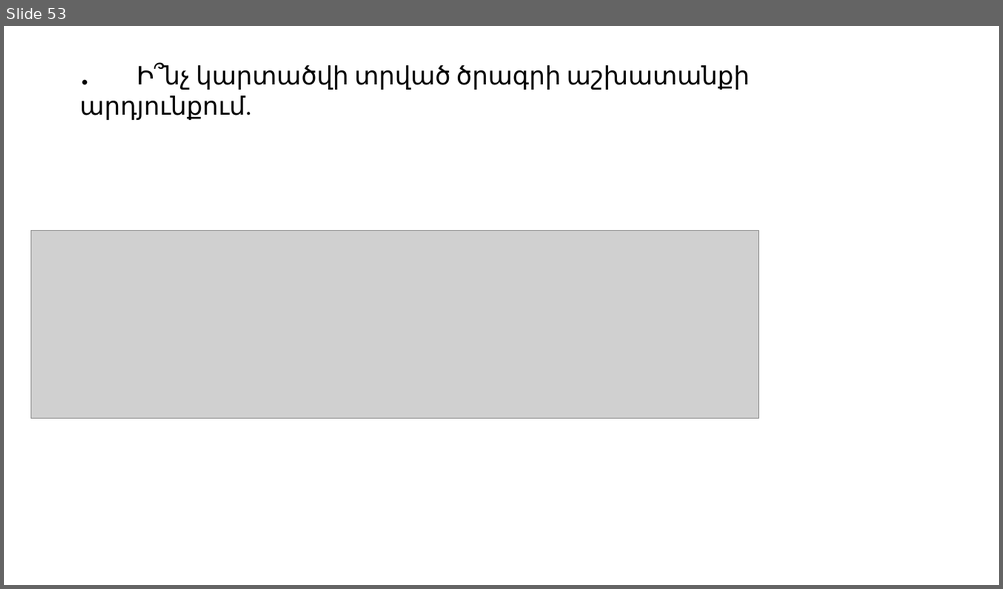
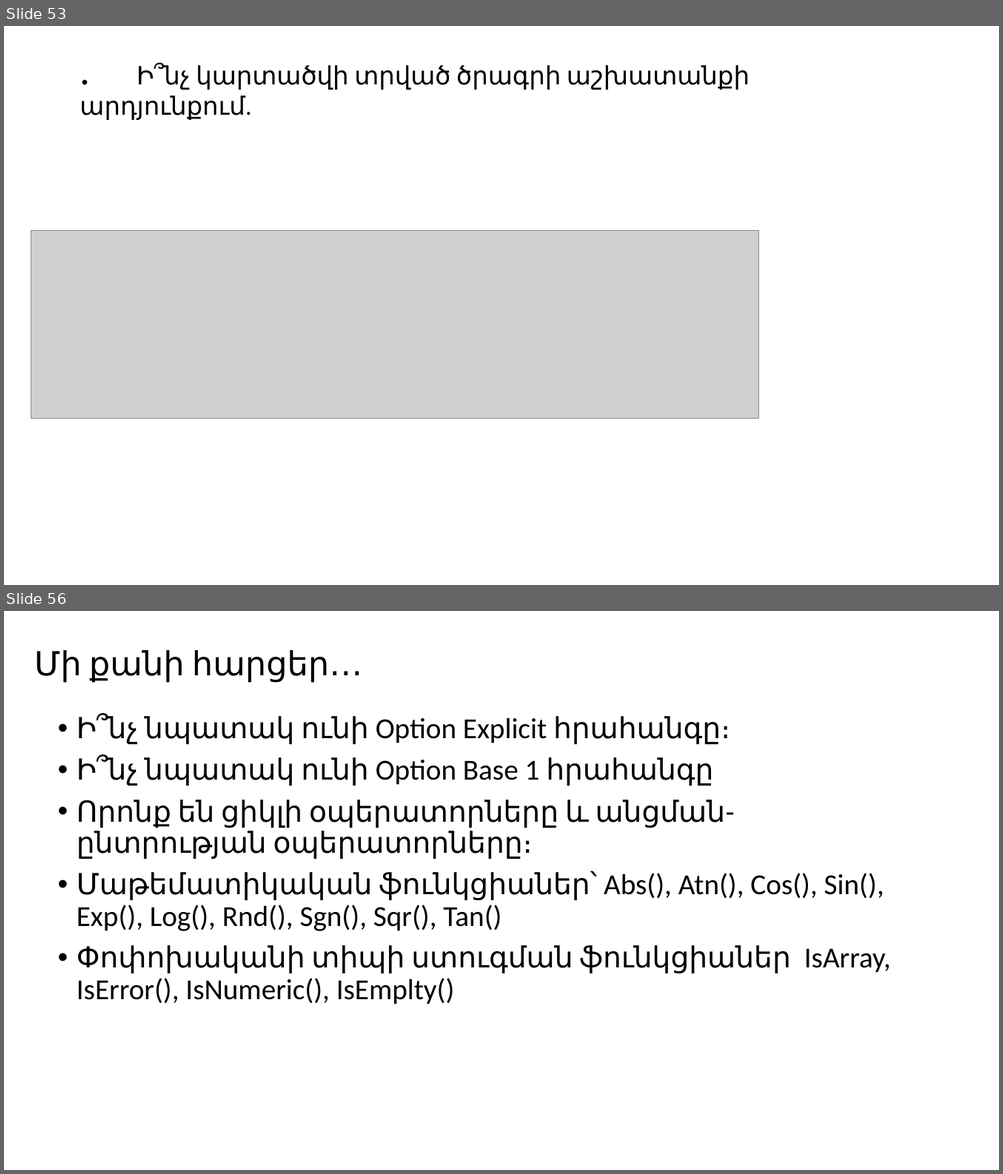
Before and after one commit to Zilfimian/VBA-Spring_2019-YSU, a slide deck: Problems/VBA.pptx. Shown one above the other, each under a label of ours: slide 53 before the commit, slides 53 and 56 after it; the slides between them are not shown. The pictures are 1003x589 and 1003x1174 pixels, drawn with LibreOffice and Linux fonts; fonts in the diff are those of the drawing; grey boxes stand for pictures. Boxes give left, top, right and bottom in pixels: in the first picture for what was removed or moved away, otherwise in the second. Text is boxed around its words. In the diff, an @@ line names an element or a change of style, - is before the commit and + after.

```diff
--- a/Problems/VBA.pptx
+++ b/Problems/VBA.pptx
@@ slide 56 added at (4, 611, 999, 1170), background #FFFFFF @@
@@ title added at (34, 650, 362, 683), 32 pt, text #000000 @@
+Մի քանի հարցեր․․․
@@ text added at (77, 715, 891, 1005), 28 pt, text #000000 @@
+• Ի՞նչ նպատակ ունի Option Explicit հրահանգը։
+• Ի՞նչ նպատակ ունի Option Base 1 հրահանգը
+• Որոնք են ցիկլի օպերատորները և անցման-ընտրության օպերատորները։
+• Մաթեմատիկական ֆունկցիաներ՝ Abs(), Atn(), Cos(), Sin(), Exp(), Log(), Rnd(), Sgn(), Sqr(), Tan()
+• Փոփոխականի տիպի ստուգման ֆունկցիաներ IsArray, IsError(), IsNumeric(), IsEmplty()
```
Also in this commit, not shown: 1 slide changed, 14 other slides added.
